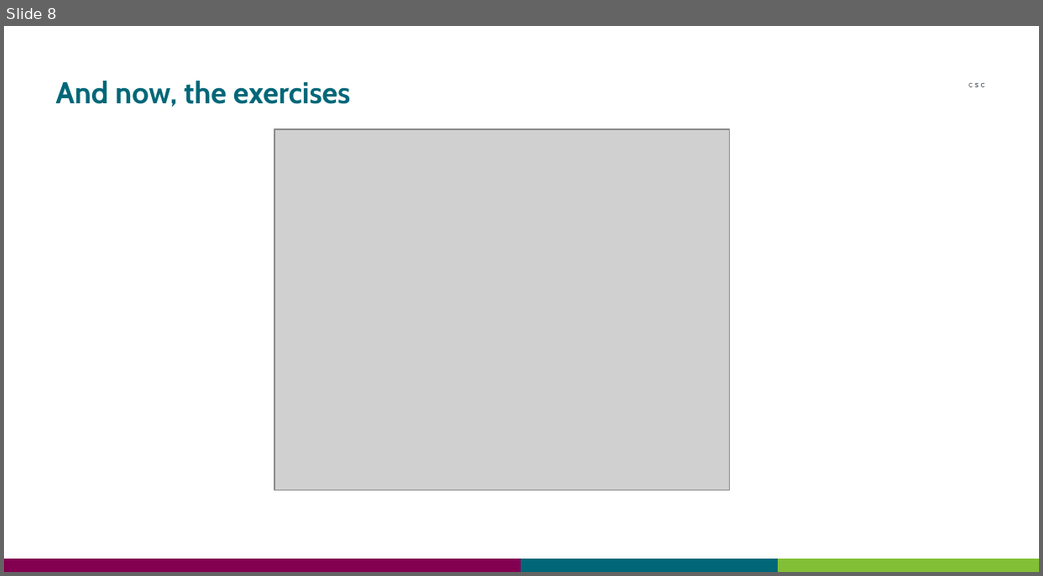
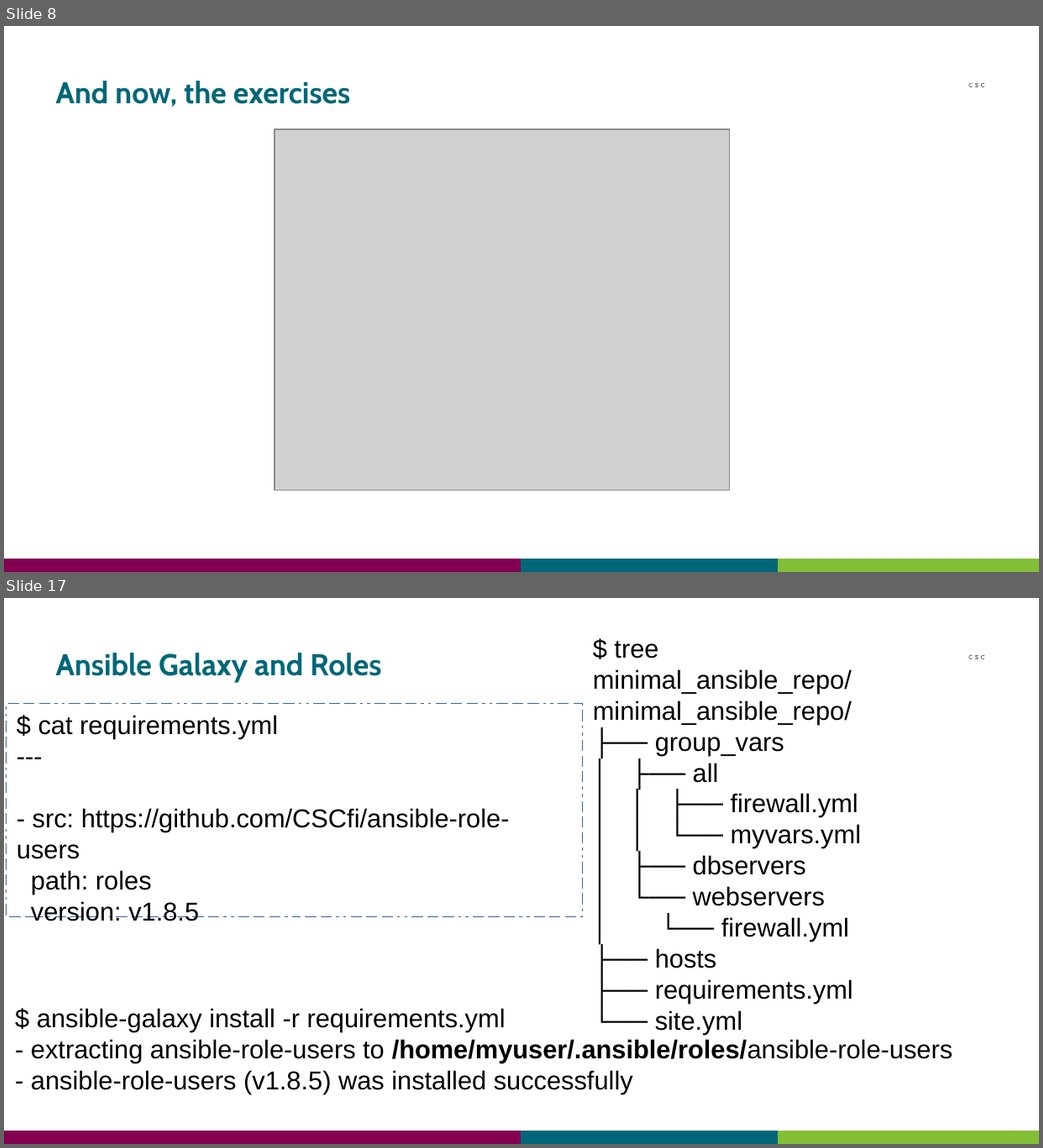
Before and after one commit to CSCfi/ansible-workshops, a slide deck: intro-workshop/Ansible_Intro_Workshop.odp. Shown one above the other, each under a label of ours: slide 8 before the commit, slides 8 and 17 after it; the slides between them are not shown. The pictures are 1043x576 and 1043x1148 pixels, drawn with LibreOffice and Linux fonts; fonts in the diff are those of the drawing; grey boxes stand for pictures. Boxes give left, top, right and bottom in pixels: in the first picture for what was removed or moved away, otherwise in the second. Text is boxed around its words. In the diff, an @@ line names an element or a change of style, - is before the commit and + after.

Commit message:
galaxy, inventory, ansible.cfg, lab environment

```diff
--- a/intro-workshop/Ansible_Intro_Workshop.odp
+++ b/intro-workshop/Ansible_Intro_Workshop.odp
@@ slide 17 added at (4, 598, 1039, 1144), background #FFFFFF; not listed: 4 template elements that a slide beside it also shows @@
@@ text added at (593, 641, 862, 1004), 18 pt, text #000000 @@
+$ tree minimal_ansible_repo/
+minimal_ansible_repo/
+├── group_vars
+│ ├── all
+│ │ ├── firewall.yml
+│ │ └── myvars.yml
+│ ├── dbservers
+│ └── webservers
+│ └── firewall.yml
+├── hosts
+├── requirements.yml
+└── site.yml
@@ title added at (56, 653, 381, 682), 21 pt, text #006778, bold @@
+Ansible Galaxy and Roles
@@ rectangle added at (6, 704, 583, 916), outline #3465A4 0 pt, 18 pt, text #000000 @@
+$ cat requirements.yml
+---
+- src: https://github.com/CSCfi/ansible-role-users
+path: roles
+version: v1.8.5
@@ text added at (31, 1008, 952, 1094), 18 pt, text #000000 @@
+$ ansible-galaxy install -r requirements.yml
+- extracting ansible-role-users to /home/myuser/.ansible/roles/ansible-role-users
+- ansible-role-users (v1.8.5) was installed successfully
```
Also in this commit, not shown: 1 slide changed, 9 other slides added.
